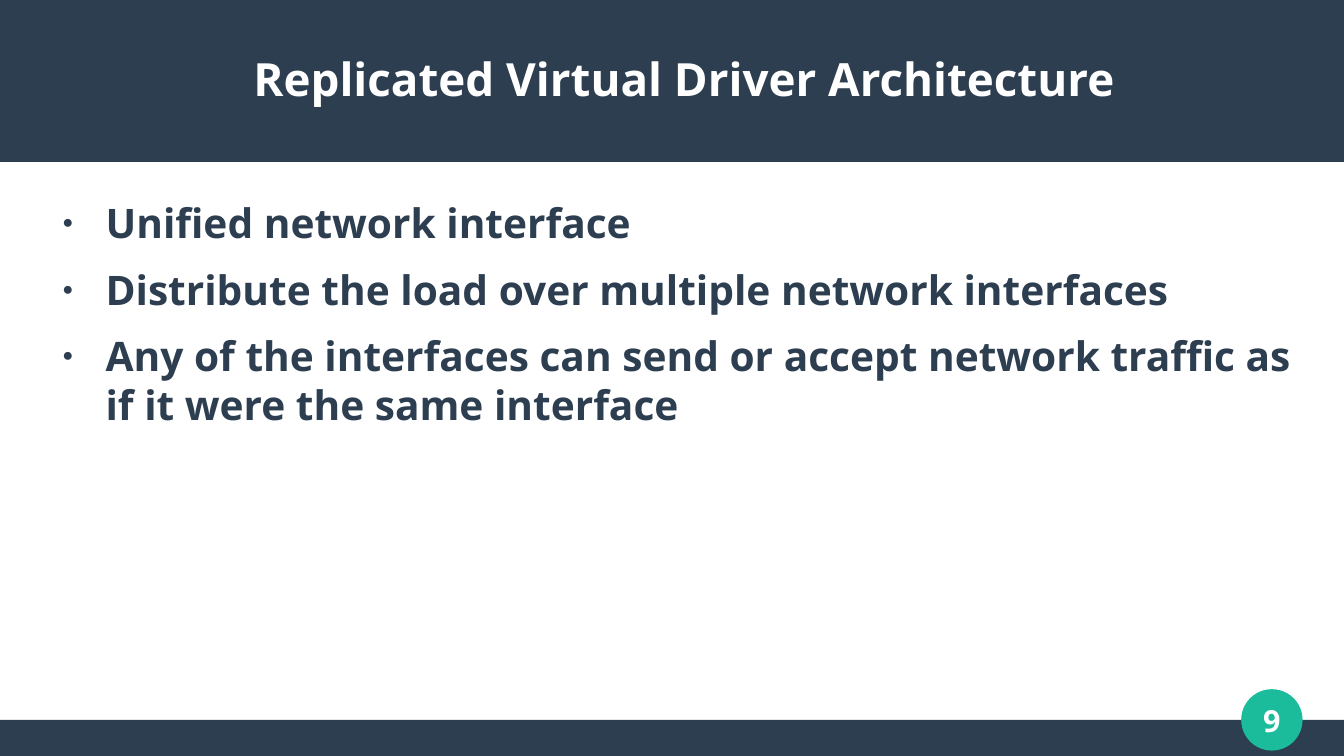
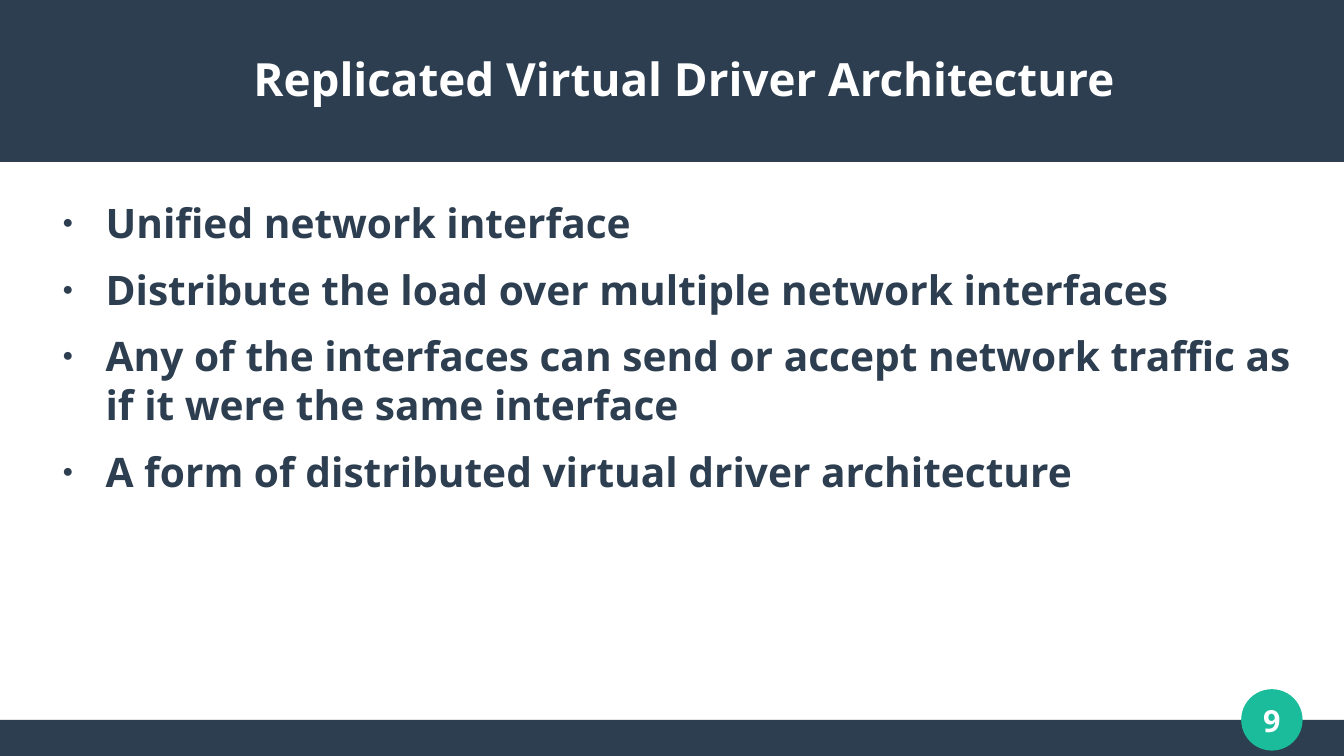
Before and after one commit to WaveArch/Wave, a slide deck: slide 9 of Replicated.pptx. Drawn at 1344x756 pixels with LibreOffice and Linux fonts; fonts in the diff are those of the drawing. Boxes give left, top, right and bottom in pixels: in the first picture for what was removed or moved away, otherwise in the second. Text is boxed around its words. In the diff, an @@ line names an element or a change of style, - is before the commit and + after.

```diff
--- a/Replicated.pptx
+++ b/Replicated.pptx
@@ text at (x1=106, y1=456, x2=1072, y2=488): paragraph added @@
+● A form of distributed virtual driver architecture
```
Also in this commit, not shown: 4 other slides changed.
